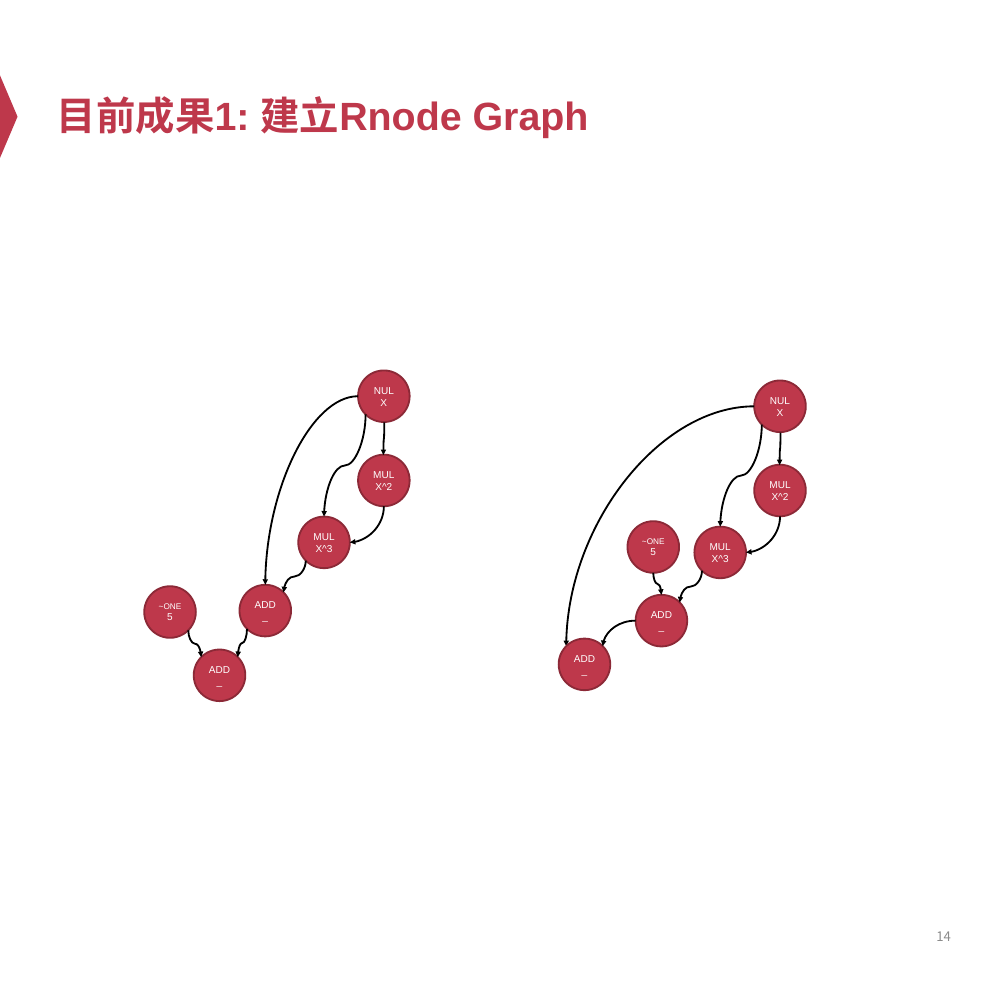
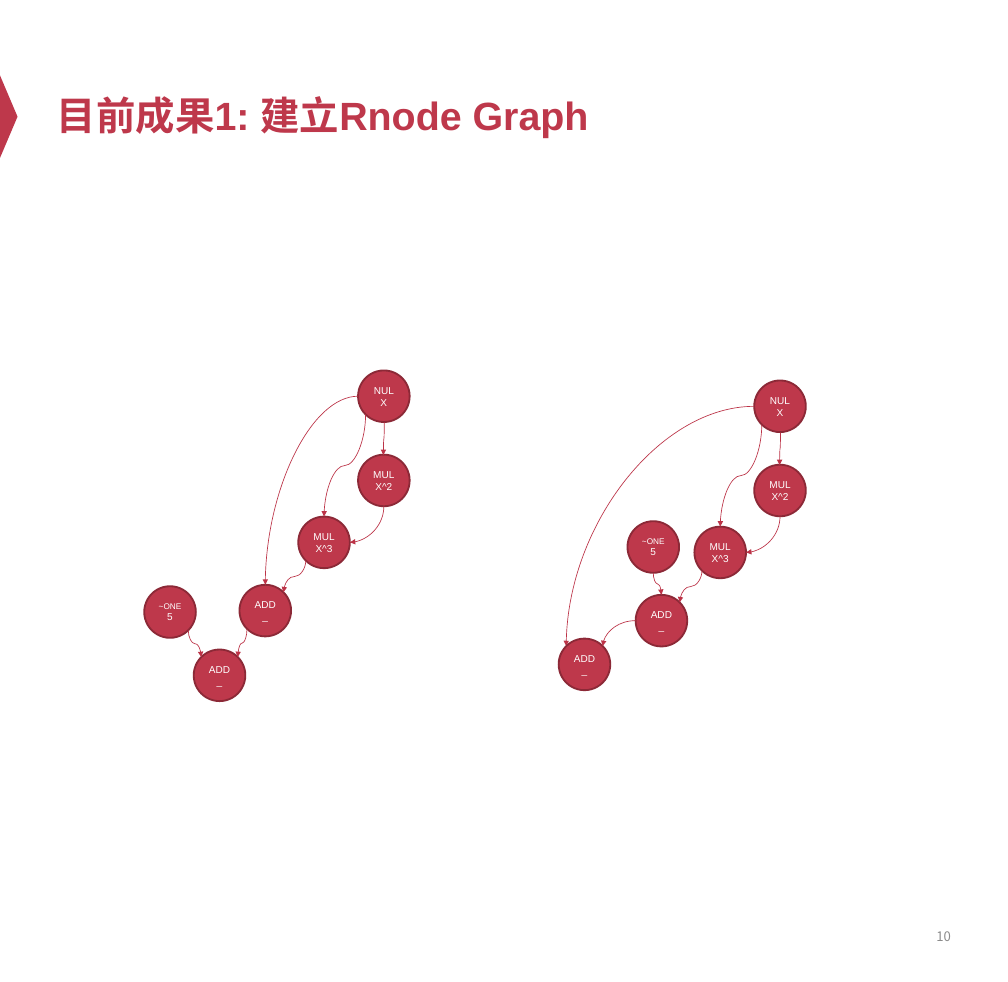
Before and after one commit to Ash1sc/R1CS-normal-form-generator, a slide deck: slide 10 of meeting_docs/中期答辩/中期答辩PPT [自动保存的].pptx (slide 14 before the commit). Drawn at 1008x982 pixels with LibreOffice and Linux fonts; fonts in the diff are those of the drawing. Boxes give left, top, right and bottom in pixels: in the first picture for what was removed or moved away, otherwise in the second. Text is boxed around its words. In the diff, an @@ line names an element or a change of style, - is before the commit and + after.

```diff
--- a/meeting_docs/中期答辩/中期答辩PPT [自动保存的].pptx
+++ b/meeting_docs/中期答辩/中期答辩PPT [自动保存的].pptx
@@ curved arrow (358, 397) - (265, 585): stroke #000000 2 pt to #BD3347 0.75 pt @@
@@ curved arrow (366, 414) - (324, 517): stroke #000000 2 pt to #BD3347 0.75 pt @@
@@ curved arrow (755, 406) - (566, 646): stroke #000000 2 pt to #BD3347 0.75 pt @@
@@ curved arrow (384, 423) - (383, 455): stroke #000000 2 pt to #BD3347 0.75 pt @@
@@ curved arrow (762, 425) - (720, 527): stroke #000000 2 pt to #BD3347 0.75 pt @@
@@ curved arrow (781, 433) - (779, 466): stroke #000000 2 pt to #BD3347 0.75 pt @@
@@ curved arrow (384, 506) - (350, 542): stroke #000000 2 pt to #BD3347 0.75 pt @@
@@ curved arrow (780, 517) - (746, 553): stroke #000000 2 pt to #BD3347 0.75 pt @@
@@ curved arrow (306, 561) - (284, 592): stroke #000000 2 pt to #BD3347 0.75 pt @@
@@ curved arrow (653, 573) - (662, 595): stroke #000000 2 pt to #BD3347 0.75 pt @@
@@ curved arrow (702, 571) - (680, 603): stroke #000000 2 pt to #BD3347 0.75 pt @@
@@ curved arrow (247, 629) - (238, 657): stroke #000000 2 pt to #BD3347 0.75 pt @@
@@ curved arrow (636, 621) - (603, 646): stroke #000000 2 pt to #BD3347 0.75 pt @@
@@ curved arrow (188, 630) - (202, 657): stroke #000000 2 pt to #BD3347 0.75 pt @@
@@ page number at (x1=936, y1=931, x2=951, y2=941): text changed @@
-14
+10
```
Also in this commit, not shown: 7 other slides changed, 7 slides added, 4 slides removed, 38 other files.
